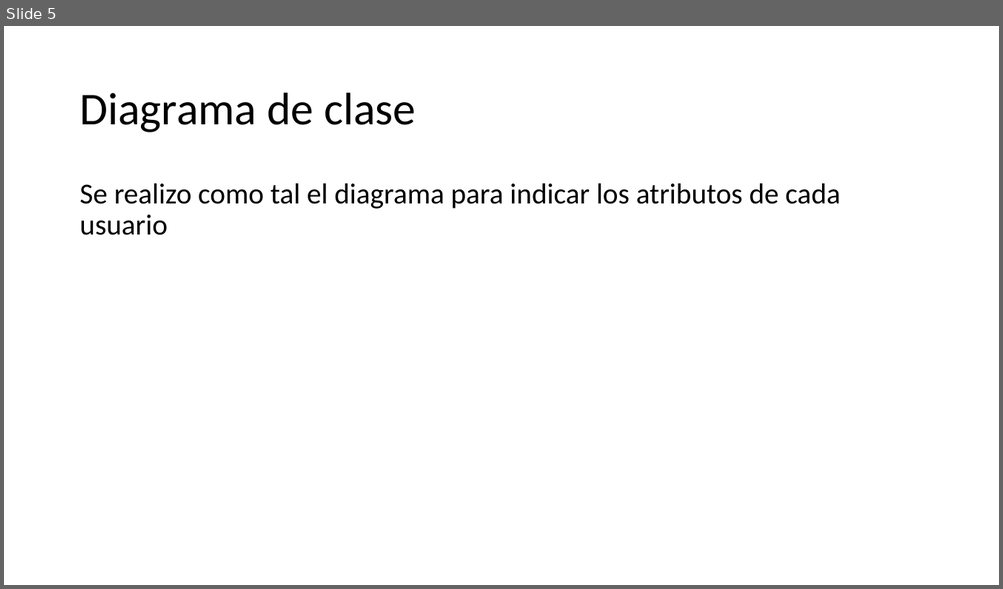
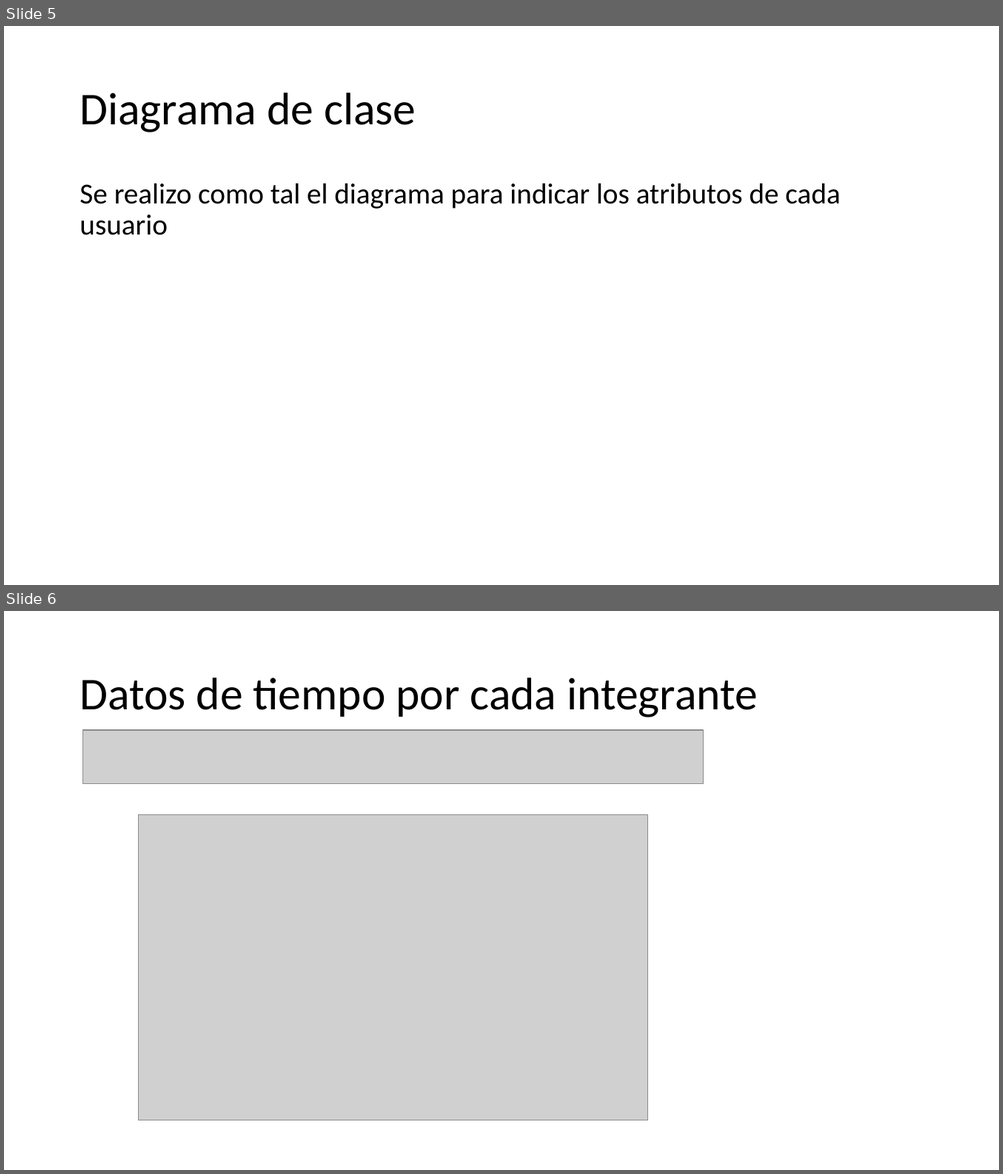
Before and after one commit to Nico2002345/PaginaIngSoftware, a slide deck: assets/docs/Documento_Final_3.pptx. Shown one above the other, each under a label of ours: slide 5 before the commit, slides 5 and 6 after it. The pictures are 1003x589 and 1003x1174 pixels, drawn with LibreOffice and Linux fonts; fonts in the diff are those of the drawing; grey boxes stand for pictures. Boxes give left, top, right and bottom in pixels: in the first picture for what was removed or moved away, otherwise in the second. Text is boxed around its words. In the diff, an @@ line names an element or a change of style, - is before the commit and + after.

```diff
--- a/assets/docs/Documento_Final_3.pptx
+++ b/assets/docs/Documento_Final_3.pptx
@@ slide 6 added at [4, 611, 999, 1170], background #FFFFFF @@
@@ title added at [79, 678, 757, 718], 44 pt, text #000000 @@
+Datos de tiempo por cada integrante
@@ picture added at [82, 730, 703, 784] @@
@@ picture added at [138, 815, 647, 1120] @@
```
Also in this commit, not shown: 1 other slide added, 4 other files.
